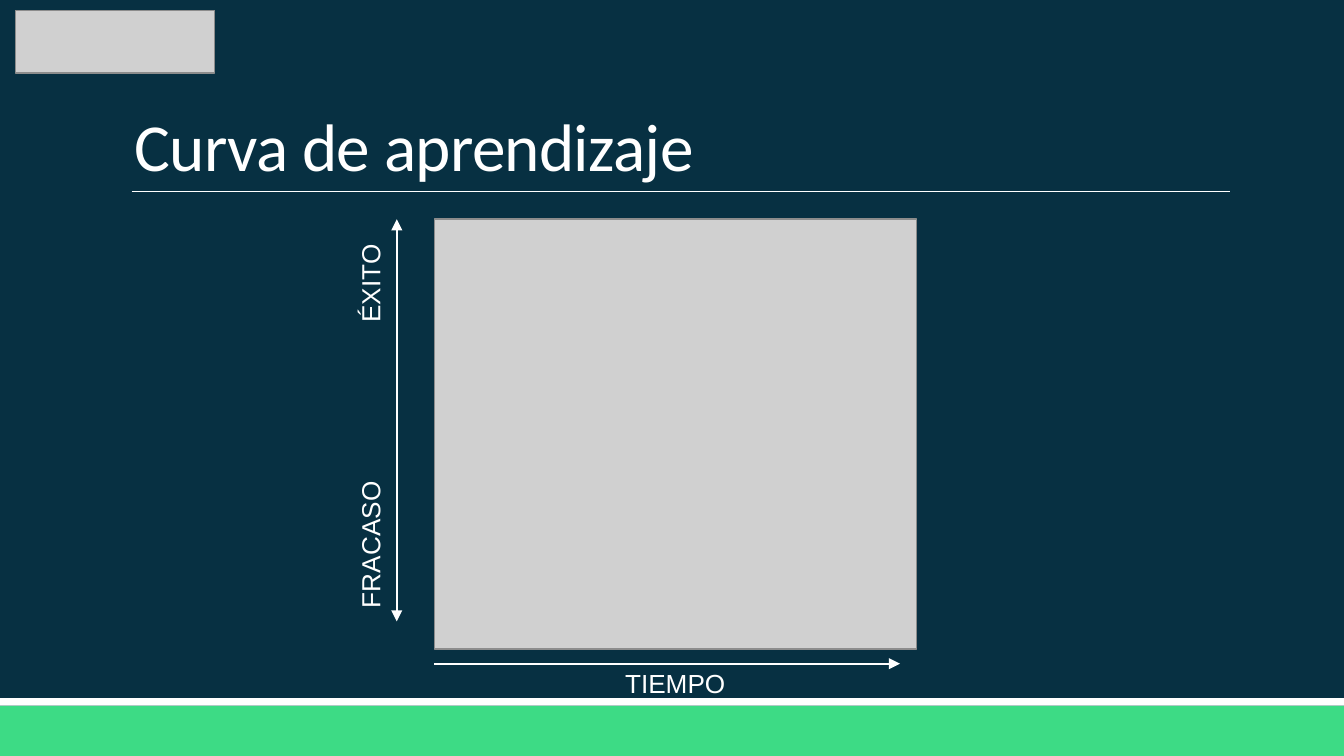
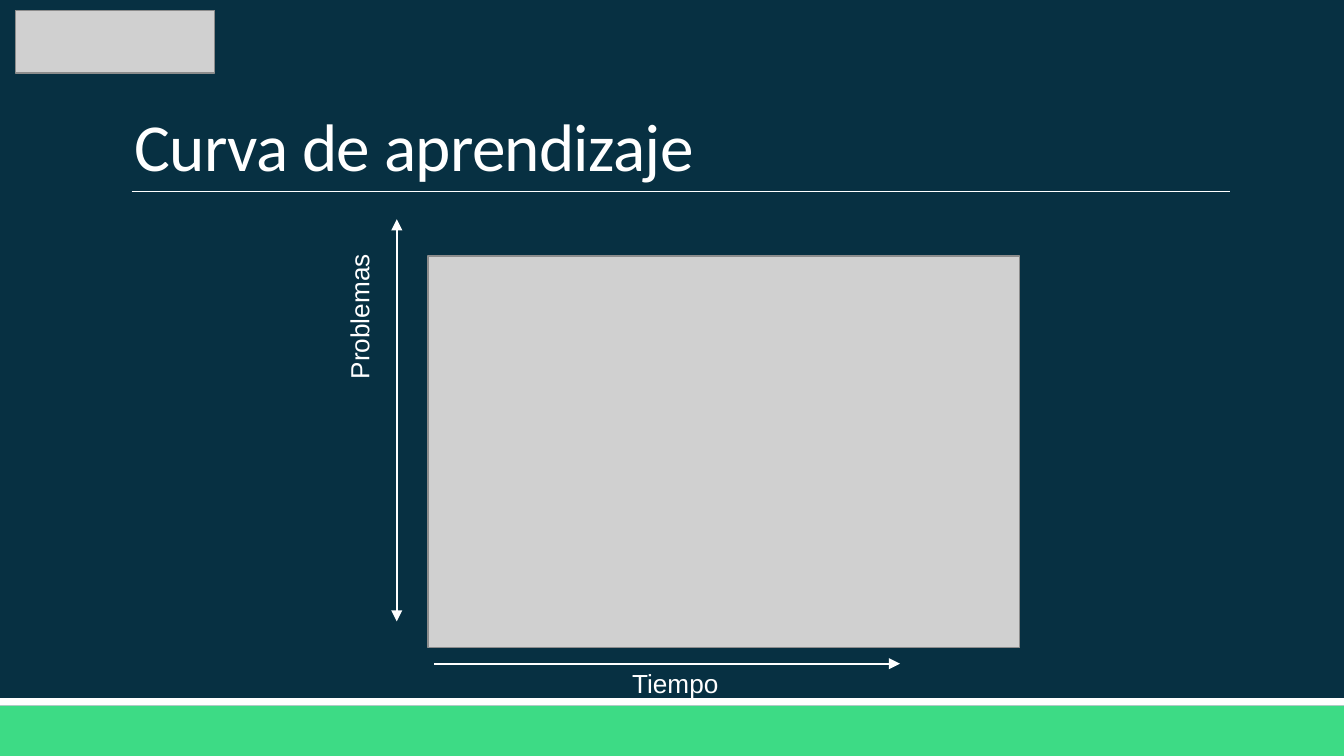
Before and after one commit to Domiciano/AppMoviles212, a slide deck: slide 7 of Semana 1/Clase 1 Curso.pptx. Drawn at 1344x756 pixels with LibreOffice and Linux fonts; fonts in the diff are those of the drawing; grey boxes stand for pictures. Boxes give left, top, right and bottom in pixels: in the first picture for what was removed or moved away, otherwise in the second. Text is boxed around its words. In the diff, an @@ line names an element or a change of style, - is before the commit and + after.

```diff
--- a/Semana 1/Clase 1 Curso.pptx
+++ b/Semana 1/Clase 1 Curso.pptx
@@ text at [346,266,375,375]: text changed @@
-ÉXITO
+Problemas
@@ picture: place and size @@
-picture at [434,219,917,649]
+picture at [427,255,1019,646]
@@ text removed at [357,494,386,605] @@
-FRACASO
@@ text at [632,674,718,699]: text changed @@
-TIEMPO
+Tiempo
```
Also in this commit, not shown: 2 other slides changed, 1 slide added, 3 slides removed, 15 other files.
